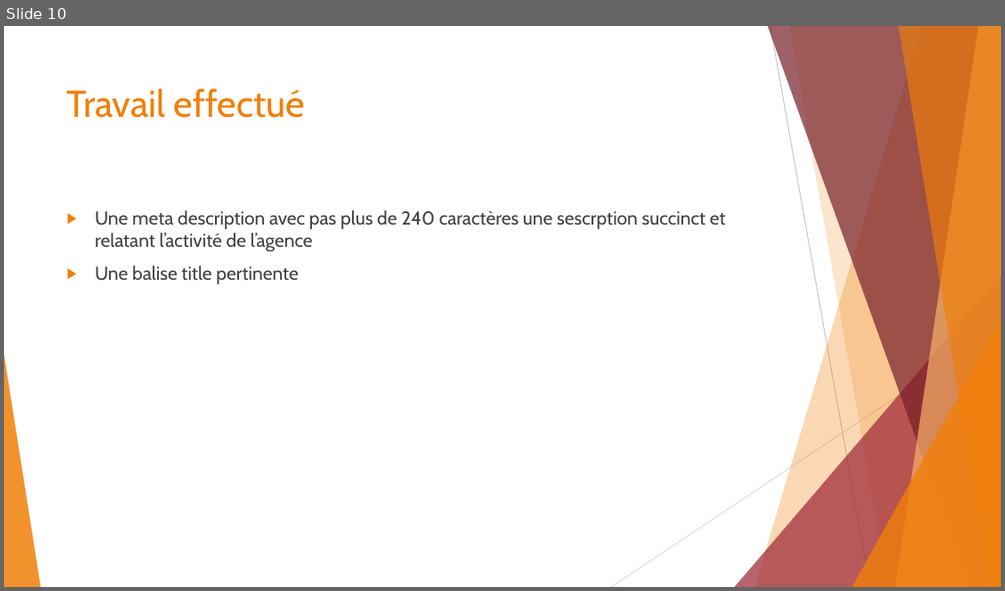
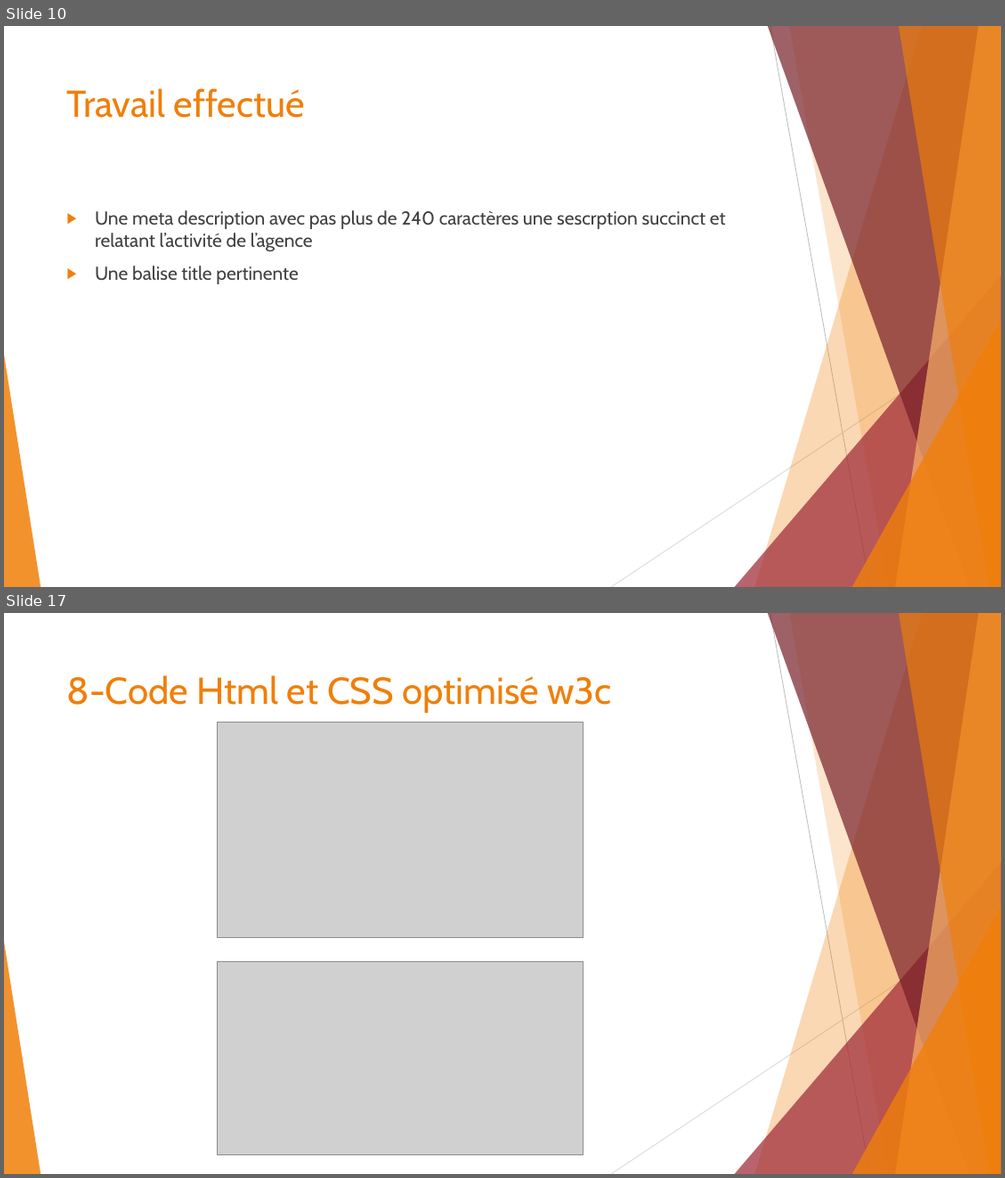
Before and after one commit to Nawak34/Chouette, a slide deck: LA CHOUETTE.pptx. Shown one above the other, each under a label of ours: slide 10 before the commit, slides 10 and 17 after it; the slides between them are not shown. The pictures are 1005x591 and 1005x1178 pixels, drawn with LibreOffice and Linux fonts; fonts in the diff are those of the drawing; grey boxes stand for pictures. Boxes give left, top, right and bottom in pixels: in the first picture for what was removed or moved away, otherwise in the second. Text is boxed around its words. In the diff, an @@ line names an element or a change of style, - is before the commit and + after.

```diff
--- a/LA CHOUETTE.pptx
+++ b/LA CHOUETTE.pptx
@@ slide 17 added at [4, 613, 1001, 1174], background #FFFFFF; not listed: 10 template elements that a slide beside it also shows @@
@@ title added at [67, 675, 612, 713], 36 pt, text #F07F09 @@
+8-Code Html et CSS optimisé w3c
@@ picture added at [218, 722, 583, 938] @@
@@ picture added at [218, 962, 583, 1154] @@
```
Also in this commit, not shown: 4 slides changed, 3 other slides added, 1 slide removed, 11 other files.
